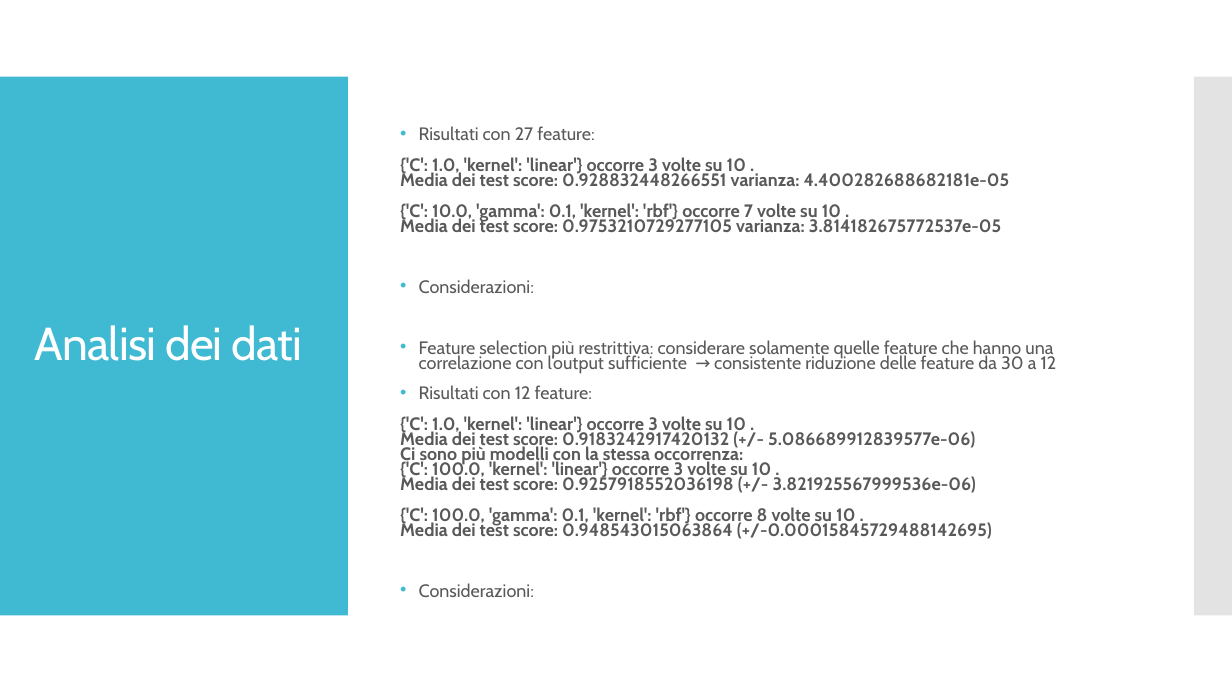
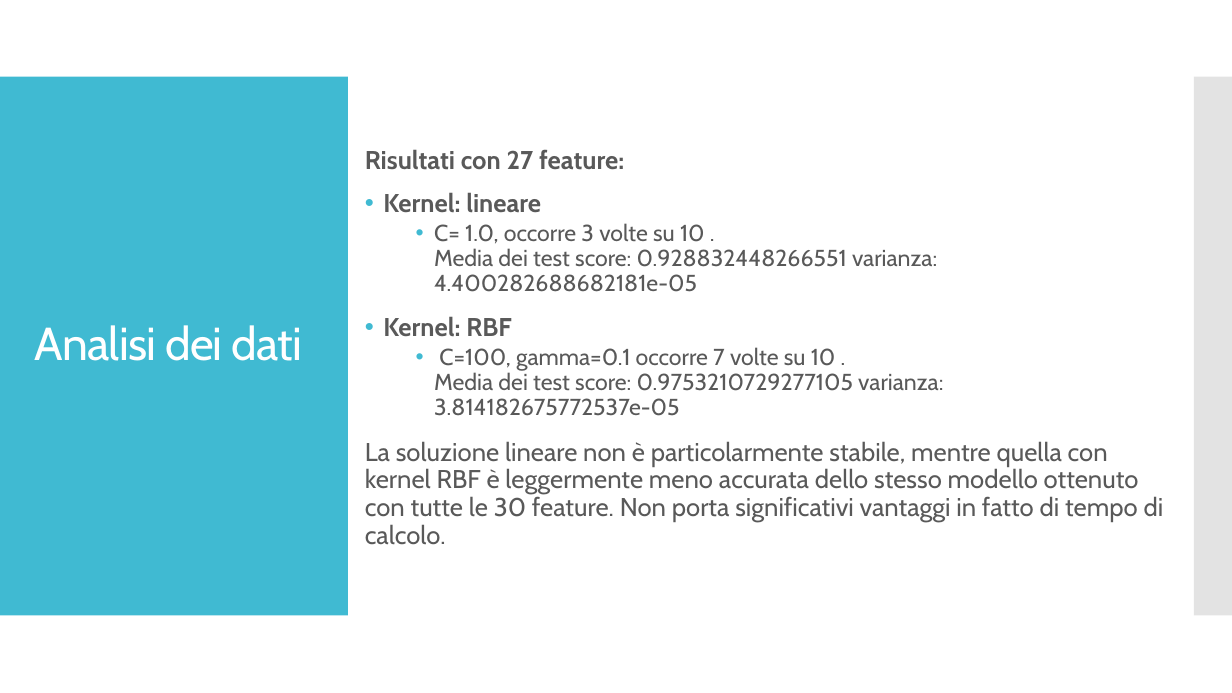
Before and after one commit to gianlubiscotto/Data-Analysis-and-Data-Mining, a slide deck: slide 6 of slide.pptx. Drawn at 1232x693 pixels with LibreOffice and Linux fonts; fonts in the diff are those of the drawing. Boxes give left, top, right and bottom in pixels: in the first picture for what was removed or moved away, otherwise in the second. Text is boxed around its words. In the diff, an @@ line names an element or a change of style, - is before the commit and + after.

Commit message:
slide

```diff
--- a/slide.pptx
+++ b/slide.pptx
@@ text "Risultati con 27 feature:": place and size @@
-text "Risultati con 27 feature:" at box(400, 126, 1057, 597)
+text "Risultati con 27 feature:" at box(365, 149, 1164, 544)
@@ text at box(365, 149, 624, 170): size 14 to 20 pt, bold on in "Risultati con 27 feature:"; bullet • to none; line spacing 0.7 to 0.9 @@
@@ text at box(365, 192, 1164, 544): text changed; size 14 to 20 pt; bold off @@
-{'C': 1.0, 'kernel': 'linear'} occorre 3 volte su 10 .
-Media dei test score: 0.928832448266551 varianza: 4.400282688682181e-05
-{'C': 10.0, 'gamma': 0.1, 'kernel': 'rbf'} occorre 7 volte su 10 .
-Media dei test score: 0.9753210729277105 varianza: 3.814182675772537e-05
-• Considerazioni:
-• Feature selection più restrittiva: considerare solamente quelle feature che hanno una correlazione con l’output sufficiente → consistente riduzione delle feature da 30 a 12
-• Risultati con 12 feature:
-{'C': 1.0, 'kernel': 'linear'} occorre 3 volte su 10 .
-Media dei test score: 0.9183242917420132 (+/- 5.086689912839577e-06)
-Ci sono più modelli con la stessa occorrenza:
-{'C': 100.0, 'kernel': 'linear'} occorre 3 volte su 10 .
-Media dei test score: 0.9257918552036198 (+/- 3.821925567999536e-06)
-{'C': 100.0, 'gamma': 0.1, 'kernel': 'rbf'} occorre 8 volte su 10 .
-Media dei test score: 0.948543015063864 (+/-0.00015845729488142695)
-• Considerazioni:
+• Kernel: lineare
+  • C= 1.0, occorre 3 volte su 10 .
+    Media dei test score: 0.928832448266551 varianza: 4.400282688682181e-05
+• Kernel: RBF
+  • C=100, gamma=0.1 occorre 7 volte su 10 .
+    Media dei test score: 0.9753210729277105 varianza: 3.814182675772537e-05
+La soluzione lineare non è particolarmente stabile, mentre quella con kernel RBF è leggermente meno accurata dello stesso modello ottenuto con tutte le 30 feature. Non porta significativi vantaggi in fatto di tempo di calcolo.
```
Also in this commit, not shown: 5 other slides changed, 2 slides added, 1 slide removed.
